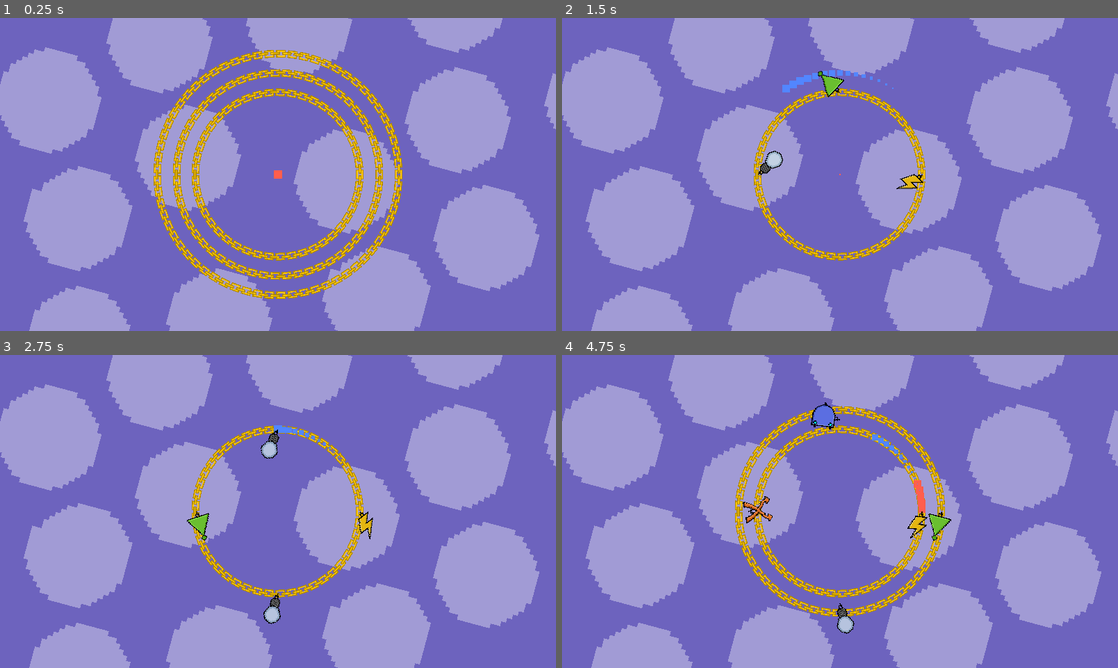
Above: before the commit, frames 1-4 (two rows, left to right).
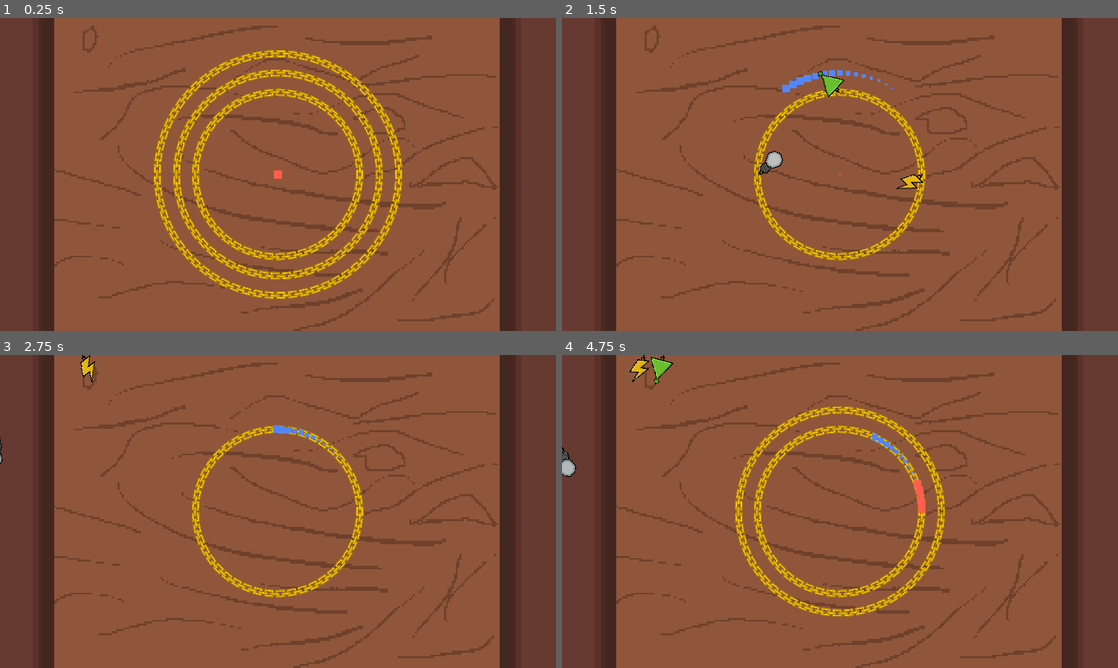
Above: after the commit, the same moments.

Repository: triangle-int/logi-charm
Game: Godot game, scene res://scenes/game.tscn
Same seed, same stepped clock (60 frames per second), same inputs: the game is played once before the commit and once after it.
Inputs (mouse positions are in pixels of both pictures, inside the frame that each line leads up to):
- Up to frame 1 (0.25 s): no input
- Up to frame 2 (1.5 s): tap Enter (ui_accept) at 0.5, 0.77 s; move the mouse to (962, 158) at 0.52 s; tap Tab (ui_focus_next) at 0.6, 1.35 s; move the mouse to (728, 190) at 1.27 s
- Up to frame 3 (2.75 s): tap Enter (ui_accept) at 1.52 s; move the mouse to (333, 442) at 2.02 s; tap Tab (ui_focus_next) at 2.1 s
- Up to frame 4 (4.75 s): move the mouse to (812, 574) at 2.77 s; tap Tab (ui_focus_next) at 2.85, 3.6, 4.35 s; tap Enter (ui_accept) at 3.02, 3.77, 4.52 s; move the mouse to (1006, 558) at 3.52 s; move the mouse to (673, 464) at 4.27 s

The runs differ from the first frame. In frame 1, 93% of the frame differs, in the area x 0-100%, y 0-100%; in frame 2, 98%; in frame 3, 98%; in frame 4, 96%.

Commit message:
Testing table back

Diff:
--- a/scenes/game.tscn
+++ b/scenes/game.tscn
@@ -1,20 +1,18 @@
-[gd_scene load_steps=7 format=3 uid="uid://bgiov8vdeao7u"]
+[gd_scene load_steps=6 format=3 uid="uid://bgiov8vdeao7u"]
 
 [ext_resource type="PackedScene" uid="uid://b60ca387m477t" path="res://scenes/pointer.tscn" id="1_vpf3b"]
 [ext_resource type="Script" path="res://scripts/game_loader.gd" id="1_wymu5"]
-[ext_resource type="Script" path="res://scripts/background_animator.gd" id="5_gjlfe"]
-[ext_resource type="Texture2D" uid="uid://kgpigkrwnfwi" path="res://sprites/background/back_layer_1.png" id="5_uu07m"]
+[ext_resource type="Texture2D" uid="uid://c8nvqsmkdwk86" path="res://sprites/background/table_background.png" id="5_s121d"]
 [ext_resource type="PackedScene" uid="uid://27ly8i0tovum" path="res://scenes/chain.tscn" id="6_mbphy"]
 [ext_resource type="PackedScene" uid="uid://c25ufp6ujfbvv" path="res://scenes/chain_node.tscn" id="7_pxj6s"]
 
 [node name="Game" type="Node2D"]
 script = ExtResource("1_wymu5")
 
-[node name="Camera2D" type="Camera2D" parent="."]
+[node name="Center" type="Node2D" parent="."]
+position = Vector2(576, 324)
 
-[node name="Center" type="Node2D" parent="."]
-
-[node name="Rings" type="Node" parent="Center"]
+[node name="Rings" type="Node2D" parent="Center"]
 
 [node name="Chain1" parent="Center/Rings" instance=ExtResource("6_mbphy")]
 z_index = -2
@@ -40,30 +38,13 @@
 [node name="CanvasLayer" type="CanvasLayer" parent="."]
 layer = -20
 
-[node name="ColorRect" type="ColorRect" parent="CanvasLayer"]
+[node name="Background" type="TextureRect" parent="CanvasLayer"]
+texture_filter = 1
 anchors_preset = 15
 anchor_right = 1.0
 anchor_bottom = 1.0
 grow_horizontal = 2
 grow_vertical = 2
-color = Color(0.427451, 0.388235, 0.745098, 1)
-
-[node name="ParallaxBackground" type="ParallaxBackground" parent="."]
-layer = -10
-rotation = 0.261799
-scale = Vector2(1, 1)
-transform = Transform2D(0.965926, 0.258819, -0.258819, 0.965926, 0, 0)
-script = ExtResource("5_gjlfe")
-
-[node name="ParallaxLayer" type="ParallaxLayer" parent="ParallaxBackground"]
-motion_mirroring = Vector2(1280, 1280)
-
-[node name="Sprite2D" type="Sprite2D" parent="ParallaxBackground/ParallaxLayer"]
-self_modulate = Color(1, 1, 1, 0.356863)
-texture_filter = 1
-texture_repeat = 2
-scale = Vector2(10, 10)
-texture = ExtResource("5_uu07m")
-centered = false
-region_enabled = true
-region_rect = Rect2(0, 0, 128, 128)
+texture = ExtResource("5_s121d")
+expand_mode = 1
+stretch_mode = 6
--- a/scenes/levels/enabled/level_0.tscn
+++ b/scenes/levels/enabled/level_0.tscn
@@ -9,56 +9,56 @@
 [ext_resource type="PackedScene" uid="uid://e33vqmafam83" path="res://scenes/components/swap_component.tscn" id="6_1sx3g"]
 [ext_resource type="PackedScene" uid="uid://dtmhm8xn55o03" path="res://scenes/components/end_component.tscn" id="7_24f5p"]
 
-[node name="Level" type="Node"]
+[node name="Level" type="Node2D"]
 script = ExtResource("1_d8uip")
 rings_config = ExtResource("2_0jjf1")
 
 [node name="InitComponent" parent="." instance=ExtResource("3_llrta")]
-position = Vector2(114.209, -175.93)
+position = Vector2(114.346, -176.139)
 rotation = 0.995
 angle = 0.995
 attached_to = 1
 
 [node name="NotComponent" parent="." instance=ExtResource("5_0rc8m")]
-position = Vector2(-147.394, -149.232)
+position = Vector2(-147.57, -149.409)
 rotation = 2.35
 angle = 2.35
 attached_to = 1
 
 [node name="SwapComponent2" parent="." instance=ExtResource("6_1sx3g")]
-position = Vector2(-223.835, 51.7977)
+position = Vector2(-224.078, 51.854)
 rotation = 3.369
 angle = 3.369
 attached_to = 1
 width = 2
 
 [node name="OrComponent" parent="." instance=ExtResource("4_chcwb")]
-position = Vector2(-117.294, 149.155)
+position = Vector2(-117.449, 149.351)
 rotation = 4.046
 angle = 4.046
 width = 2
 
 [node name="SwapComponent" parent="." instance=ExtResource("6_1sx3g")]
-position = Vector2(112.496, 152.806)
+position = Vector2(112.644, 153.007)
 rotation = 5.347
 angle = 5.347
 width = 2
 
 [node name="NotComponent2" parent="." instance=ExtResource("5_0rc8m")]
-position = Vector2(188.944, 17.4674)
+position = Vector2(189.193, 17.4904)
 rotation = 6.191
 angle = 6.191
 width = 2
 
 [node name="EndComponent" parent="." instance=ExtResource("7_24f5p")]
-position = Vector2(-34.9078, -206.825)
+position = Vector2(-34.9494, -207.071)
 rotation = 1.738
 activation_seq = Array[bool]([true, true, true])
 angle = 1.738
 attached_to = 1
 
 [node name="AndComponent" parent="." instance=ExtResource("3_owioq")]
-position = Vector2(-1.46786, 229.745)
+position = Vector2(-1.46946, 229.995)
 rotation = 4.706
 angle = 4.706
 attached_to = 1
--- a/scenes/levels/enabled/level_1.tscn
+++ b/scenes/levels/enabled/level_1.tscn
@@ -6,20 +6,20 @@
 [ext_resource type="PackedScene" uid="uid://xjea3vckpfat" path="res://scenes/components/not_component.tscn" id="4_mtiev"]
 [ext_resource type="PackedScene" uid="uid://dtmhm8xn55o03" path="res://scenes/components/end_component.tscn" id="6_rsbyf"]
 
-[node name="Level" type="Node"]
+[node name="Level" type="Node2D"]
 script = ExtResource("1_rpdq7")
 rings_config = ExtResource("2_8xkvi")
 
 [node name="InitComponent" parent="." instance=ExtResource("2_j3qwm")]
-position = Vector2(169.75, 0)
+position = Vector2(170, 0)
 
 [node name="NotComponent" parent="." instance=ExtResource("4_mtiev")]
-position = Vector2(-0.0345735, -169.75)
+position = Vector2(-0.0346244, -170)
 rotation = 1.571
 angle = 1.571
 
 [node name="EndComponent" parent="." instance=ExtResource("6_rsbyf")]
-position = Vector2(-169.75, 0.0691471)
+position = Vector2(-170, 0.0692489)
 rotation = 3.142
 activation_seq = Array[bool]([true, false])
 angle = 3.142
--- a/scripts/background_animator.gd
+++ b/scripts/background_animator.gd
@@ -1,6 +1,8 @@
 extends ParallaxBackground
 
 @export var angle: float
+@export var speed: float
 
 func _process(delta):
-	pass
+	var direction = Vector2(cos(angle), -sin(angle))
+	scroll_offset += direction * (speed * delta)
--- a/scripts/game_loader.gd
+++ b/scripts/game_loader.gd
@@ -30,7 +30,7 @@
 
 	current_index = index
 	current_level = levels[index].instantiate() as Level
-	add_child(current_level)
+	$Center.add_child(current_level)
 	current_level.start_level()
 
 	$Center/Rings/Chain1.visible = current_level.rings_config.radiuses.size() > 0
Not shown: 1 places in scenes/levels/test_level.tscn that only renumber resources
Binary file changed: sprites/background/back_layer_1.aseprite
Binary file changed: sprites/background/back_layer_1.png
Binary file added: sprites/background/table_background.aseprite
Binary file added: sprites/background/table_background.png
Not shown, added: sprites/background/table_background.png.import
